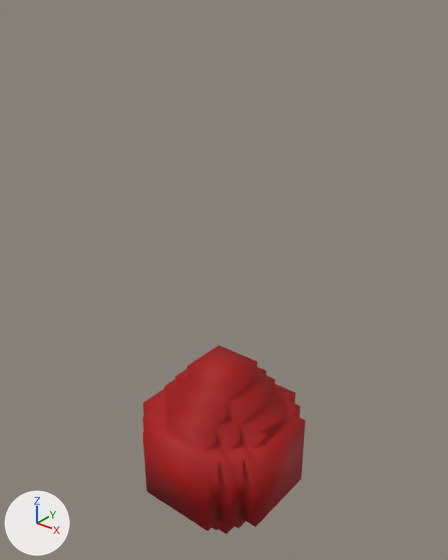
A saved change to the FBX model Uasset/Modele/Ballon rouge/Balloon.fbx.
The view is the same before and after, from a 50 mm lens placed at (0.667, -0.828, 0.909), pointed at (-0.015, 0.024, 0.38). The axes (+X, +Y, +Z) are drawn at lower left. The lights are the same throughout. Where no turn or scale is listed for an object, it has been applied to the vertices.

The older version as bpy lines, for what is in view:
```python
me_ballon_rouge = bpy.data.meshes.new('Ballon rouge')
me_ballon_rouge.from_pydata(...)  # 164 vertices, 323 faces; spans x -0.153..0.152, y -0.152..0.152, z -0.195..0.205
me_ballon_rouge.materials.append(mat_palette_019)  # picture img_ballon_rouge_png
ob_ballon_rouge = bpy.data.objects.new('Ballon rouge', me_ballon_rouge)
ob_ballon_rouge.location = (0.0, 0.0, 0.0)
```
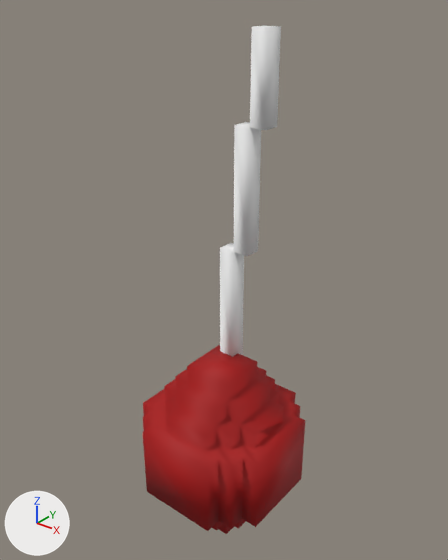
Where the change shows, as pixel boxes (x1, y1, x2, y2) in the pictures (448 x 560 px):
'Ballon rouge.001', added: after (220, 26, 281, 357)

The edits, one by one:
Mesh me_ballon_rouge_001 is new.
It has 26 vertices, 47 faces and spans x -0.066..0.066, y 0.034..0.068, z 0.0..0.84.
It uses material mat_palette_019 (picture img_ballon_rouge_png).
Object 'Ballon rouge.001' (ob_ballon_rouge_001) is new; it shows me_ballon_rouge_001.
Its location is (0.0, 0.0, 0.0).
